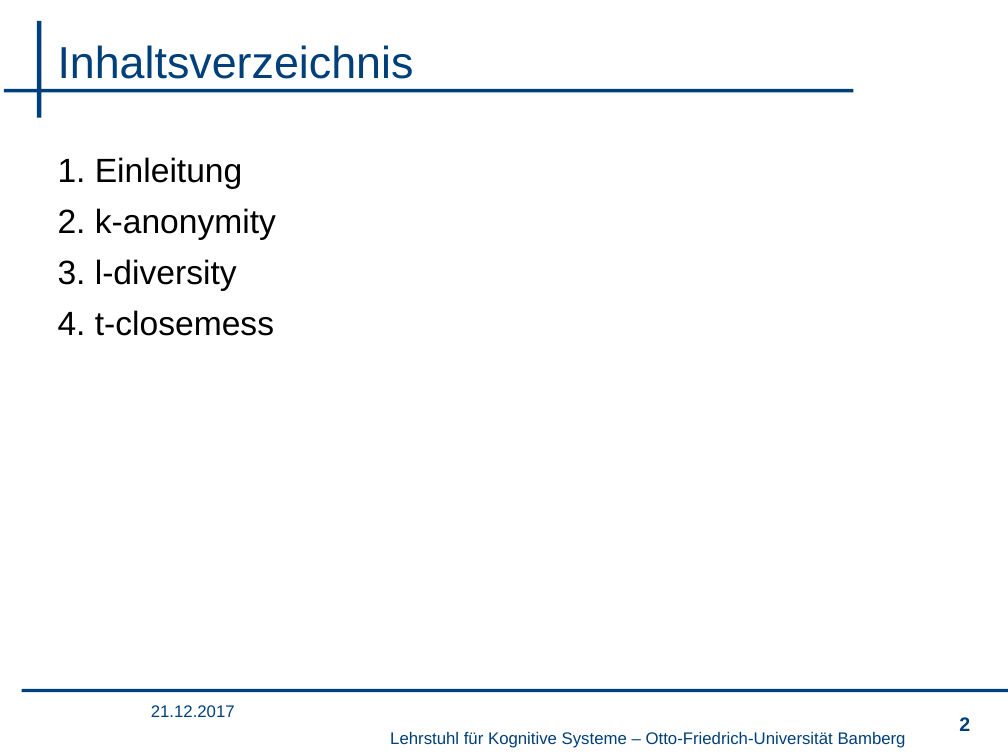
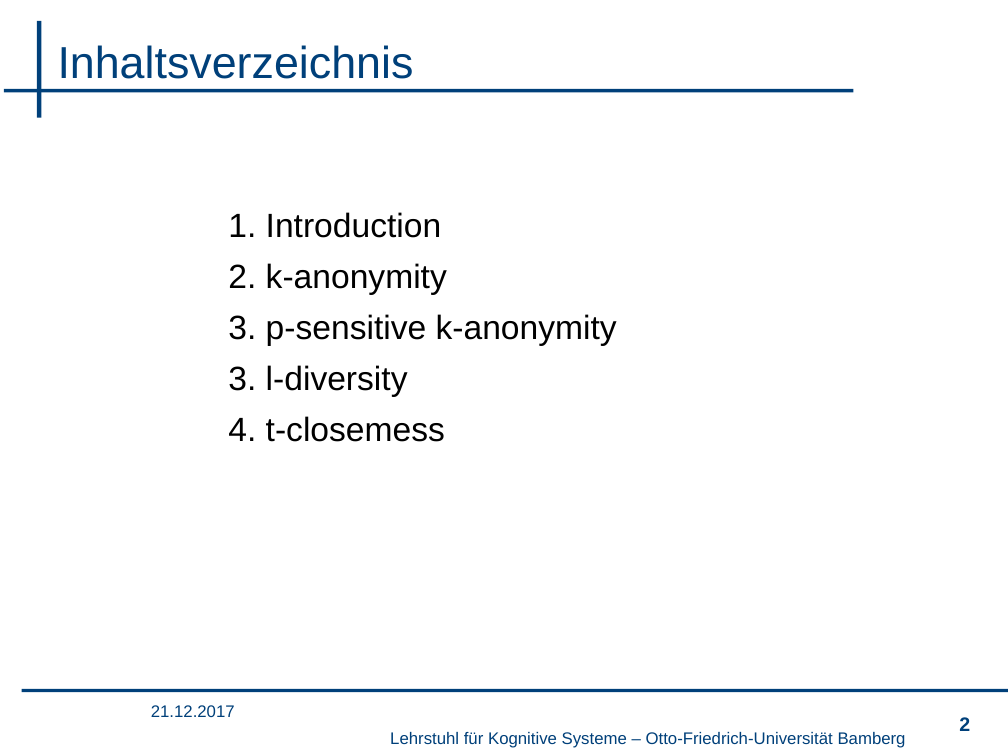
Before and after one commit to wsgan001/PSI-MSem, a slide deck: slide 2 of presentation/sicherheits.pptx. Drawn at 1008x756 pixels with LibreOffice and Linux fonts; fonts in the diff are those of the drawing; background and template pictures are left out. Boxes give left, top, right and bottom in pixels: in the first picture for what was removed or moved away, otherwise in the second. Text is boxed around its words. In the diff, an @@ line names an element or a change of style, - is before the commit and + after.

```diff
--- a/presentation/sicherheits.pptx
+++ b/presentation/sicherheits.pptx
@@ text "1. Introduction": place and size @@
-text "1. Introduction" at box(58, 157, 276, 336)
+text "1. Introduction" at box(228, 212, 617, 442)
@@ text at box(228, 212, 442, 238): text changed @@
-1. Einleitung
+1. Introduction
@@ text at box(228, 314, 617, 346): paragraph added @@
+3. p-sensitive k-anonymity
```
Also in this commit, not shown: 1 other slide changed, 1 slide added, 9 other files.
